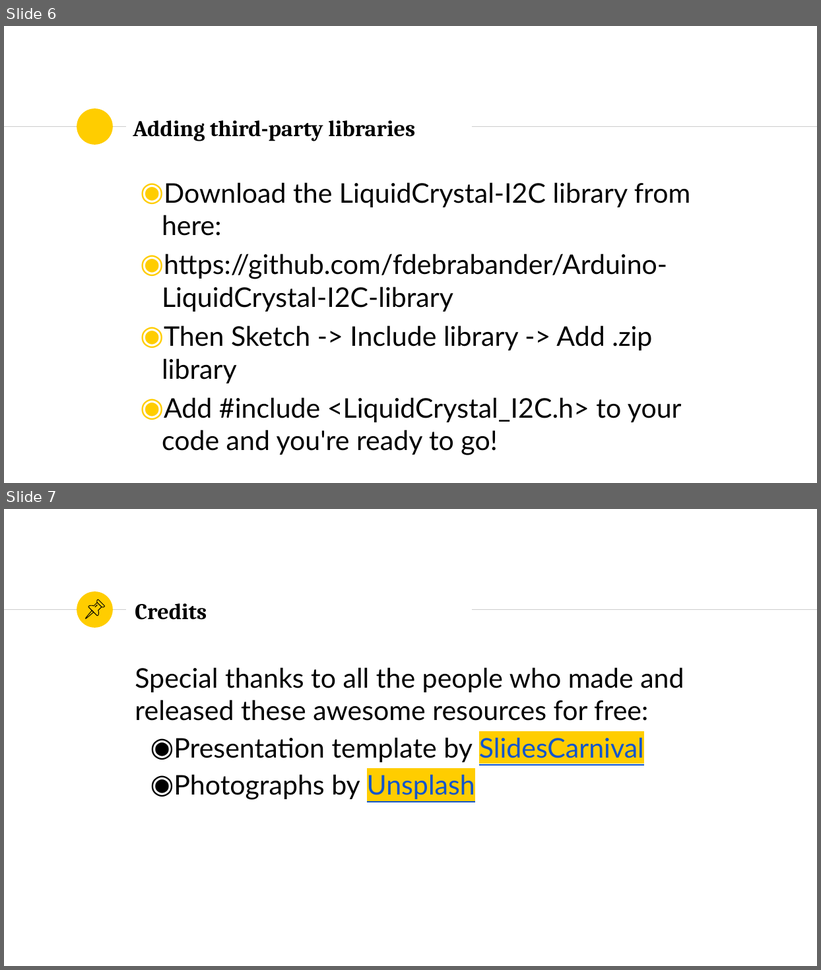
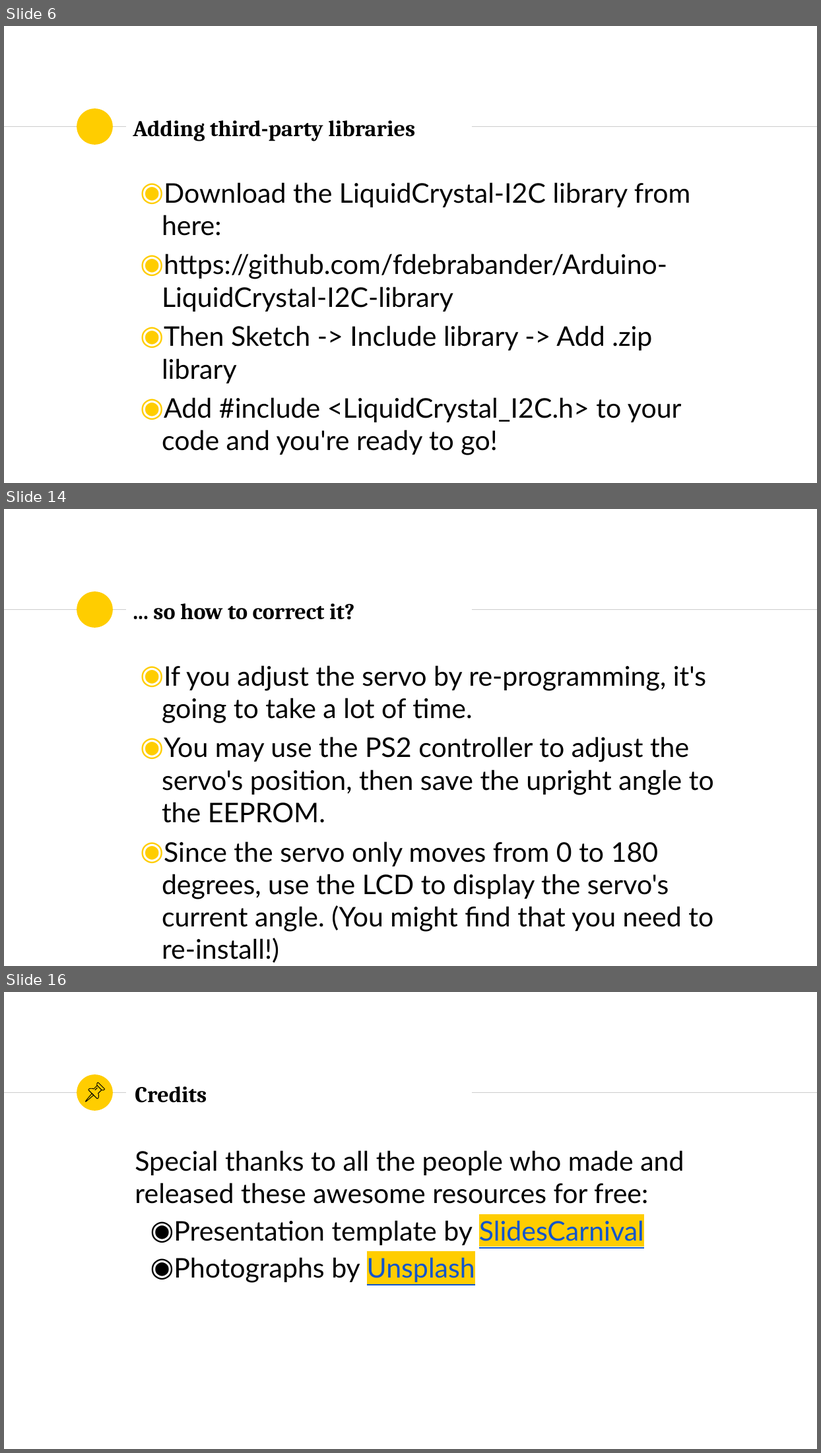
Before and after one commit to SSTIA/arduino-seminar, a slide deck: slides/ArduinoSeminar2.pptx. Shown one above the other, each under a label of ours: slides 6 and 7 before the commit, slides 6, 14 and 16 after it; the slides between them are not shown. The pictures are 821x970 and 821x1453 pixels, drawn with LibreOffice and Linux fonts; fonts in the diff are those of the drawing. Boxes give left, top, right and bottom in pixels: in the first picture for what was removed or moved away, otherwise in the second. Text is boxed around its words. In the diff, an @@ line names an element or a change of style, - is before the commit and + after.

```diff
--- a/slides/ArduinoSeminar2.pptx
+++ b/slides/ArduinoSeminar2.pptx
@@ slide 14 added at [4, 509, 817, 966], background #FFFFFF; not listed: 3 template elements that a slide beside it also shows @@
@@ title added at [153, 603, 354, 620], 26.6 pt, text #000000, bold @@
+... so how to correct it?
@@ text added at [162, 665, 714, 932], 32 pt, text #000000 @@
+◉ If you adjust the servo by re-programming, it's going to take a lot of time.
+◉ You may use the PS2 controller to adjust the servo's position, then save the upright angle to the EEPROM.
+◉ Since the servo only moves from 0 to 180 degrees, use the LCD to display the servo's current angle. (You might find that you need to re-install!)
@@ what was slide 7 is now slide 16 @@
```
Also in this commit, not shown: 8 other slides added, 4 other files.
